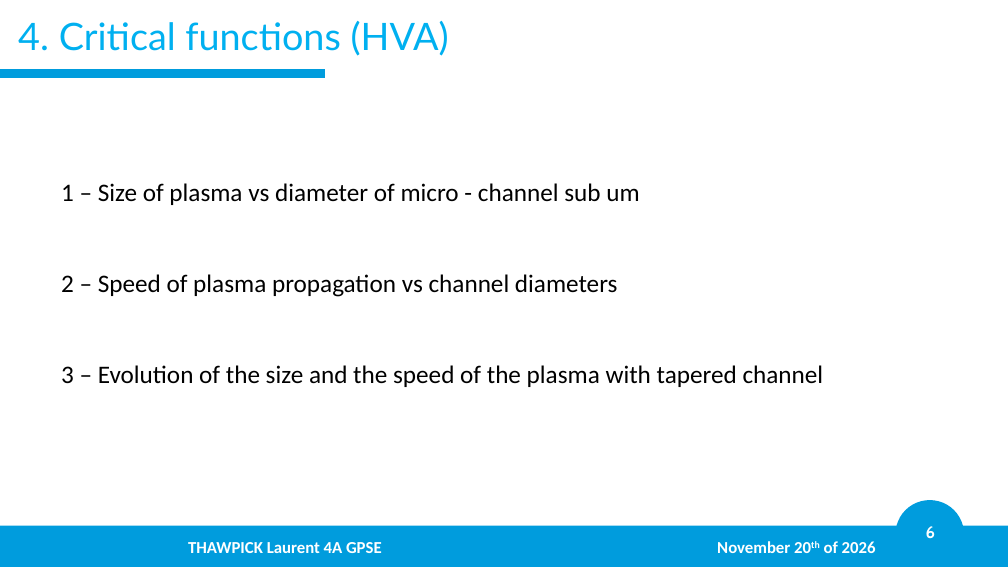
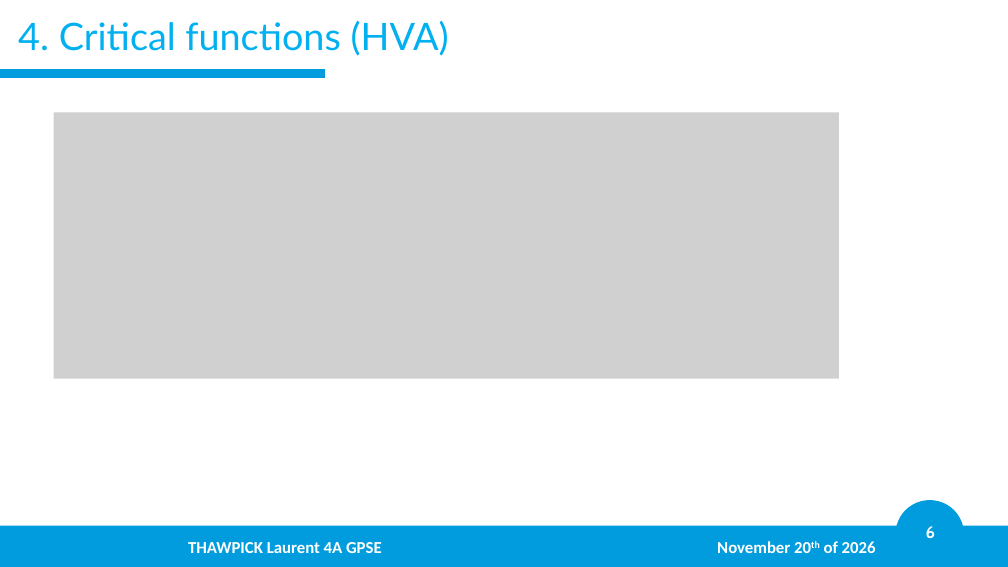
Before and after one commit to LaurentThaw/plasma-tubing, a slide deck: slide 6 of PDR for 20.11.26/PDR.pptx. Drawn at 1008x567 pixels with LibreOffice and Linux fonts; fonts in the diff are those of the drawing; grey boxes stand for pictures; background and template pictures are left out. Boxes give left, top, right and bottom in pixels: in the first picture for what was removed or moved away, otherwise in the second. Text is boxed around its words. In the diff, an @@ line names an element or a change of style, - is before the commit and + after.

```diff
--- a/PDR for 20.11.26/PDR.pptx
+++ b/PDR for 20.11.26/PDR.pptx
@@ picture added at bbox=[54, 113, 839, 379] @@
@@ text removed at bbox=[61, 183, 824, 387] @@
-1 – Size of plasma vs diameter of micro - channel sub um
-2 – Speed of plasma propagation vs channel diameters
-3 – Evolution of the size and the speed of the plasma with tapered channel
```
Also in this commit, not shown: 9 other slides changed, 1 slide added, 4 other files.
